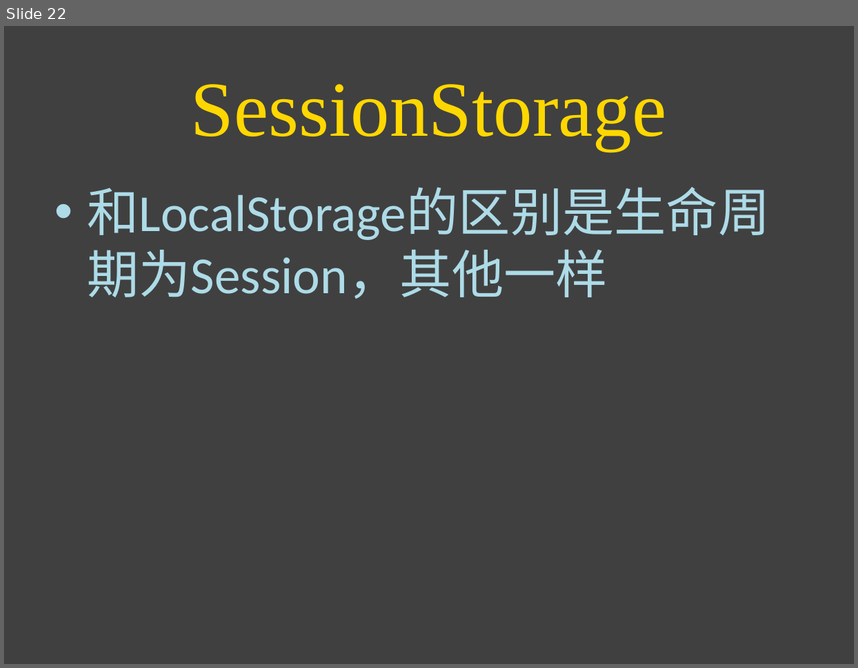
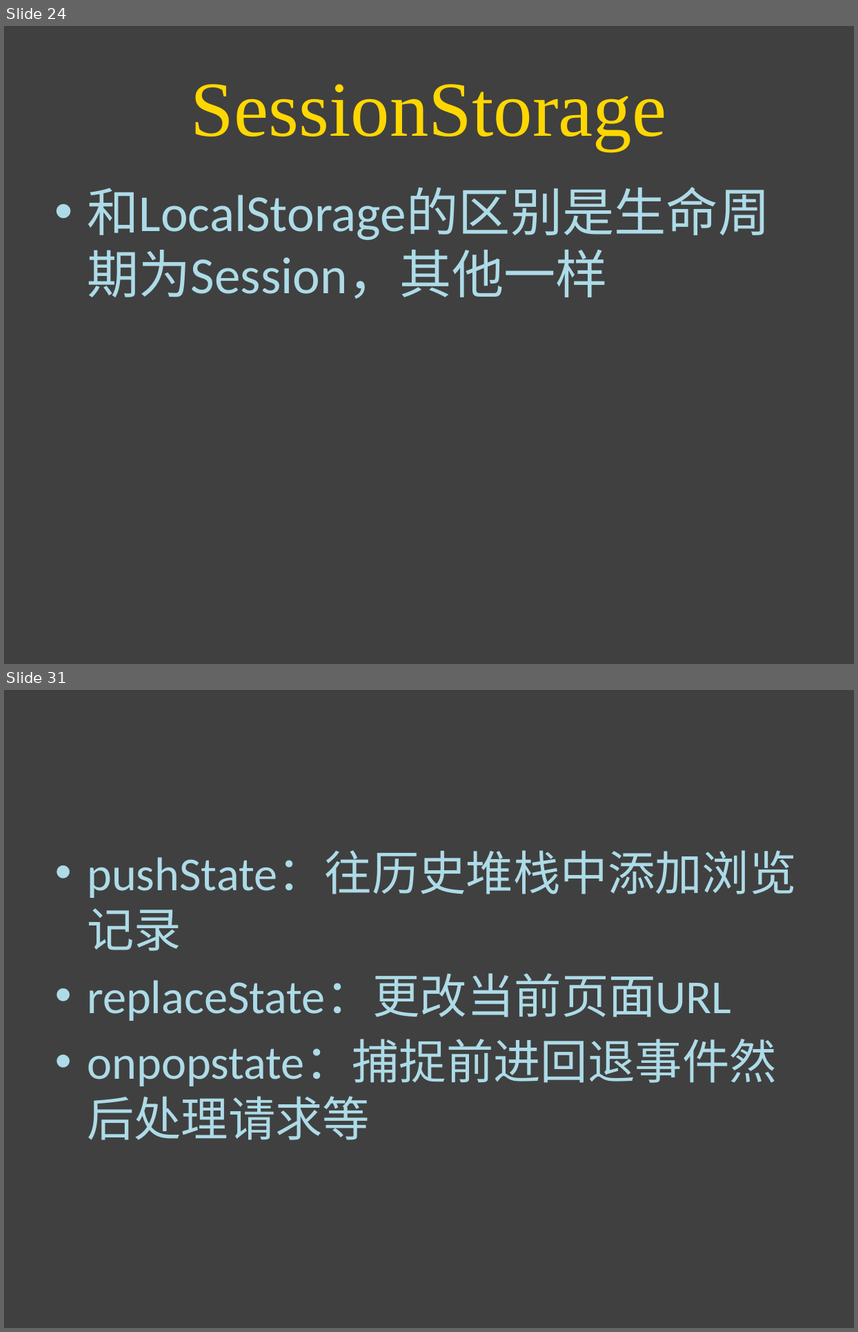
Before and after one commit to simplemx/playground, a slide deck: ppt/frontend.pptx. Shown one above the other, each under a label of ours: slide 22 before the commit, slides 24 and 31 after it; the slides between them are not shown. The pictures are 858x668 and 858x1332 pixels, drawn with LibreOffice and Linux fonts; fonts in the diff are those of the drawing. Boxes give left, top, right and bottom in pixels: in the first picture for what was removed or moved away, otherwise in the second. Text is boxed around its words. In the diff, an @@ line names an element or a change of style, - is before the commit and + after.

```diff
--- a/ppt/frontend.pptx
+++ b/ppt/frontend.pptx
@@ slide 31 added at (x1=4, y1=690, x2=854, y2=1328), background #404040 @@
@@ text added at (x1=87, y1=851, x2=796, y2=1140), 40 pt, text #ADDBE7 @@
+• pushState：往历史堆栈中添加浏览记录
+• replaceState：更改当前页面URL
+• onpopstate：捕捉前进回退事件然后处理请求等
@@ what was slide 22 is now slide 24 @@
```
Also in this commit, not shown: 13 slides changed, 48 other slides added, 2 slides removed.
